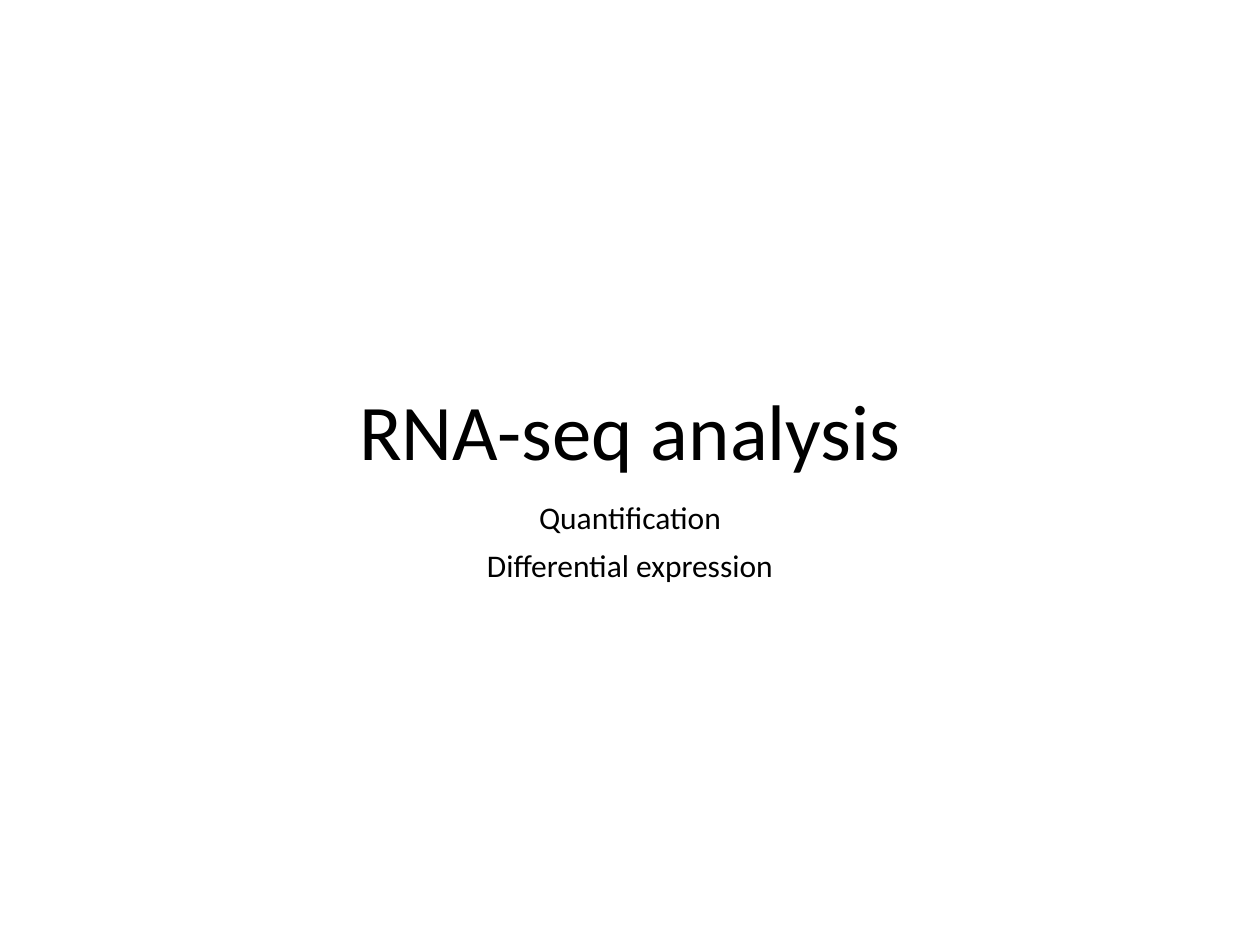
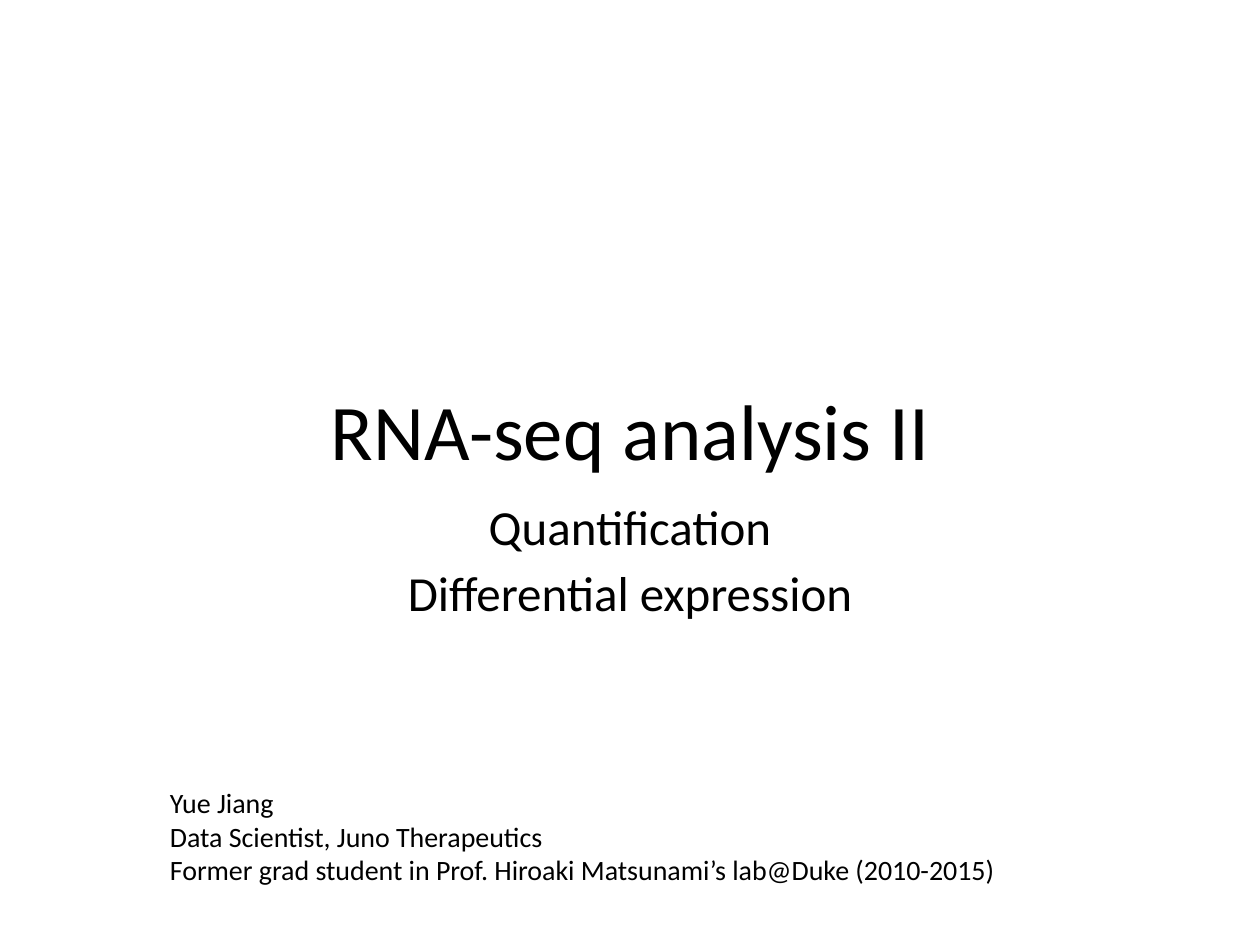
Before and after one commit to Yue-Jiang/achems, a slide deck: slide 1 of rna-seq workshop.pptx. Drawn at 1260x945 pixels with LibreOffice and Linux fonts; fonts in the diff are those of the drawing. Boxes give left, top, right and bottom in pixels: in the first picture for what was removed or moved away, otherwise in the second. Text is boxed around its words. In the diff, an @@ line names an element or a change of style, - is before the commit and + after.

```diff
--- a/rna-seq workshop.pptx
+++ b/rna-seq workshop.pptx
@@ title at [331,405,929,473]: text changed @@
-RNA-seq analysis
+RNA-seq analysis II
@@ subtitle "Quantification" at [408,511,852,619]: size 18 to 28 pt @@
@@ text added at [170,794,994,885], 16 pt, text #000000 @@
+Yue Jiang
+Data Scientist, Juno Therapeutics
+Former grad student in Prof. Hiroaki Matsunami’s lab@Duke (2010-2015)
```
Also in this commit, not shown: 4 other slides changed, 6 slides added.
